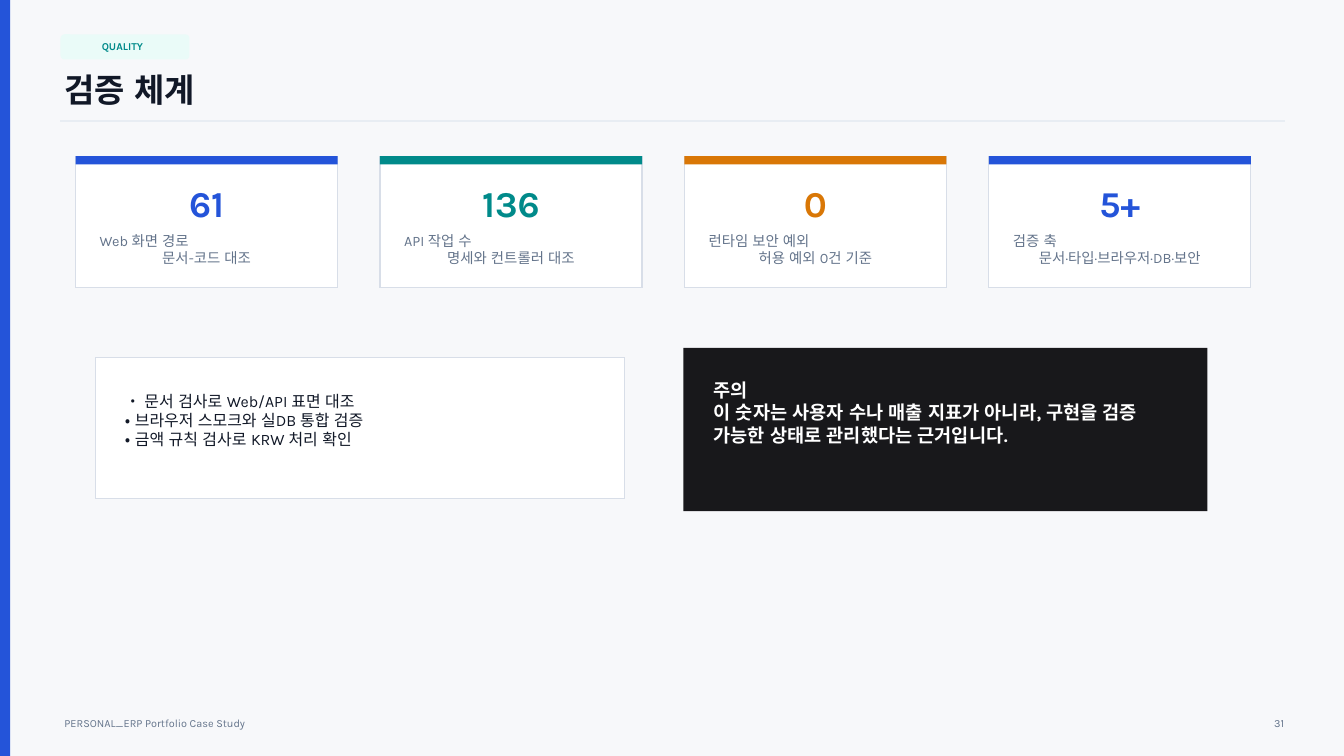
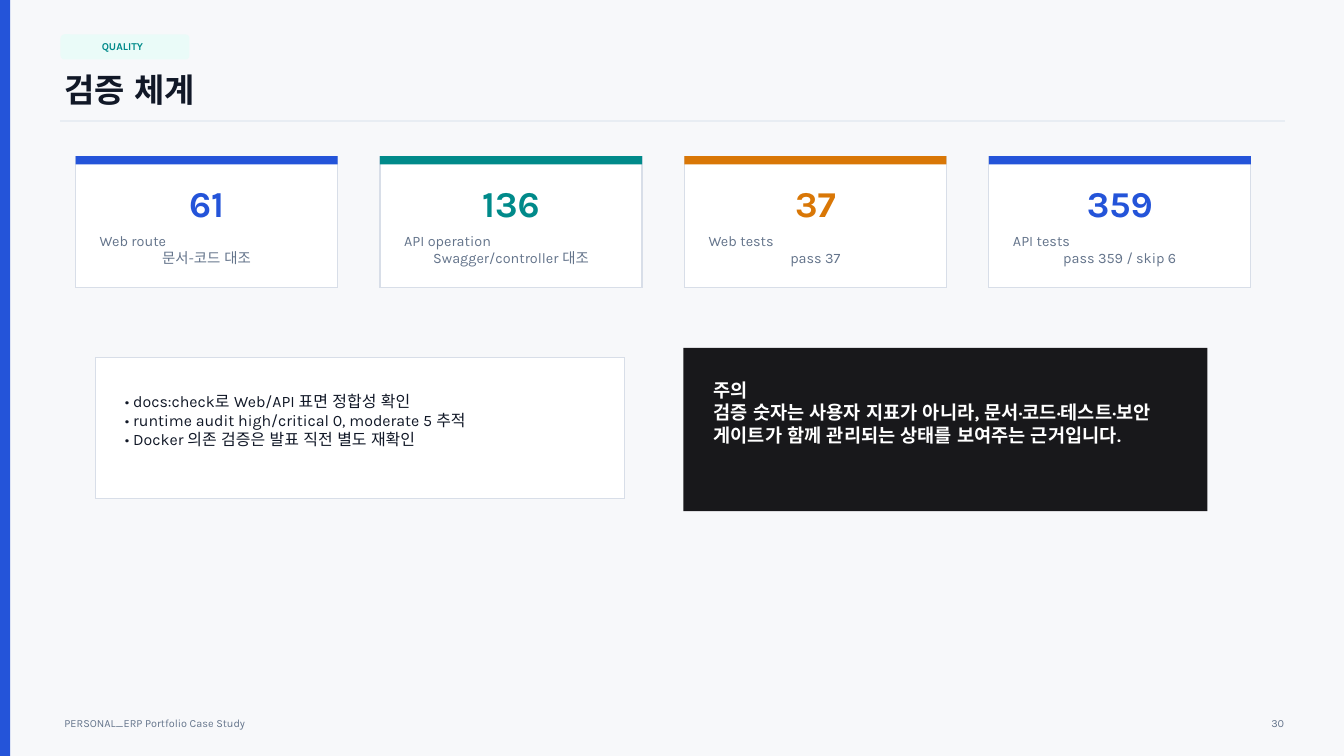
Before and after one commit to cheon0965/PERSONAL_ERP, a slide deck: slide 30 of docs/portfolio-ppt/PERSONAL_ERP_Portfolio_Case_Study.pptx (slide 31 before the commit). Drawn at 1344x756 pixels with LibreOffice and Linux fonts; fonts in the diff are those of the drawing. Boxes give left, top, right and bottom in pixels: in the first picture for what was removed or moved away, otherwise in the second. Text is boxed around its words. In the diff, an @@ line names an element or a change of style, - is before the commit and + after.

Commit message:
docs: polish portfolio materials and licensing

```diff
--- a/docs/portfolio-ppt/PERSONAL_ERP_Portfolio_Case_Study.pptx
+++ b/docs/portfolio-ppt/PERSONAL_ERP_Portfolio_Case_Study.pptx
@@ text at bbox=[795, 193, 836, 218]: text changed @@
-0
+37
@@ text at bbox=[1087, 193, 1153, 218]: text changed @@
-5+
+359
@@ text at bbox=[100, 236, 251, 264]: text changed @@
-Web 화면 경로
-문서-코드 대조
+Web route
+문서-코드 대조
@@ text at bbox=[404, 236, 588, 267]: text changed @@
-API 작업 수
-명세와 컨트롤러 대조
+API operation
+Swagger/controller 대조
@@ text at bbox=[709, 236, 840, 267]: text changed @@
-런타임 보안 예외
-허용 예외 0건 기준
+Web tests
+pass 37
@@ text at bbox=[1013, 237, 1176, 266]: text changed @@
-검증 축
-문서·타입·브라우저·DB·보안
+API tests
+pass 359 / skip 6
@@ text at bbox=[714, 381, 1150, 444]: text changed @@
-주의
-이 숫자는 사용자 수나 매출 지표가 아니라, 구현을 검증 가능한 상태로 관리했다는 근거입니다.
+주의
+검증 숫자는 사용자 지표가 아니라, 문서·코드·테스트·보안 게이트가 함께 관리되는 상태를 보여주는 근거입니다.
@@ text at bbox=[133, 393, 465, 447]: text changed @@
-• 문서 검사로 Web/API 표면 대조
-• 브라우저 스모크와 실DB 통합 검증
-• 금액 규칙 검사로 KRW 처리 확인
+• docs:check로 Web/API 표면 정합성 확인
+• runtime audit high/critical 0, moderate 5 추적
+• Docker 의존 검증은 발표 직전 별도 재확인
@@ text at bbox=[1271, 720, 1284, 727]: text changed @@
-31
+30
```
Also in this commit, not shown: 25 other slides changed, 7 slides added, 8 slides removed, 10 other files.
